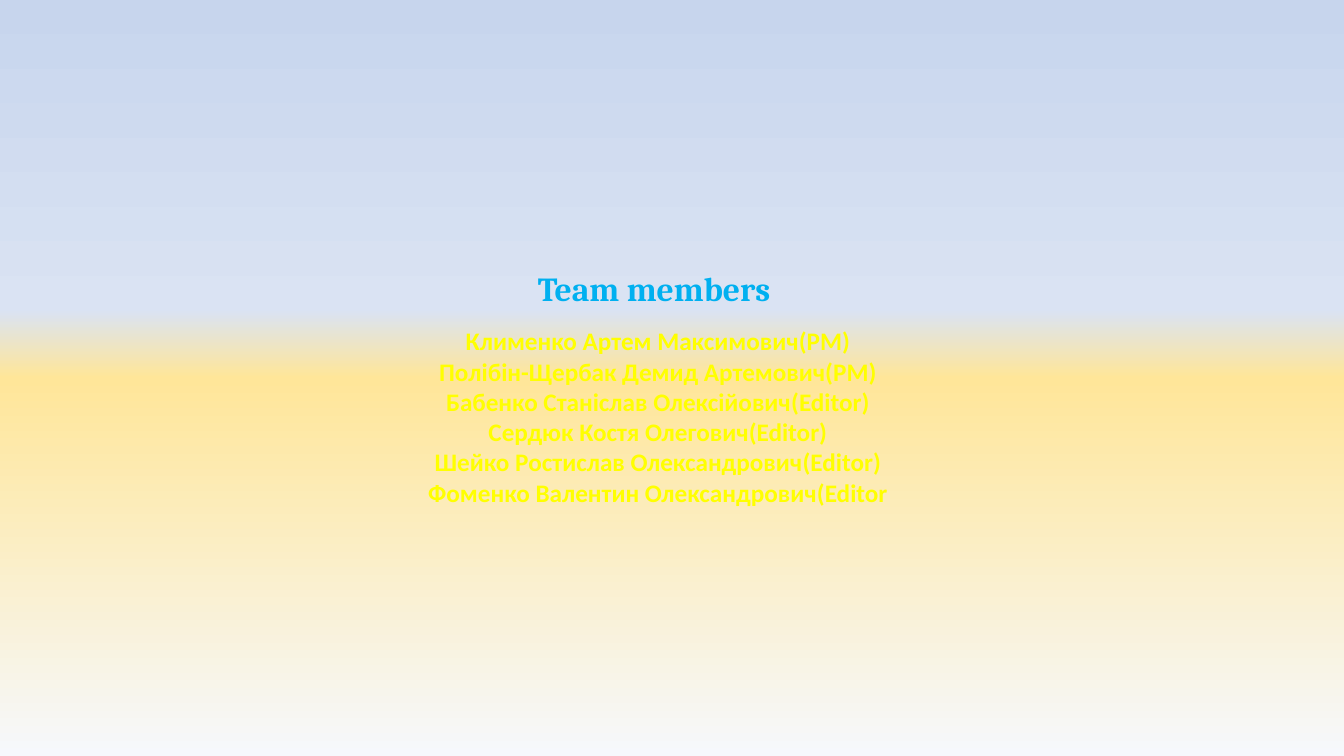
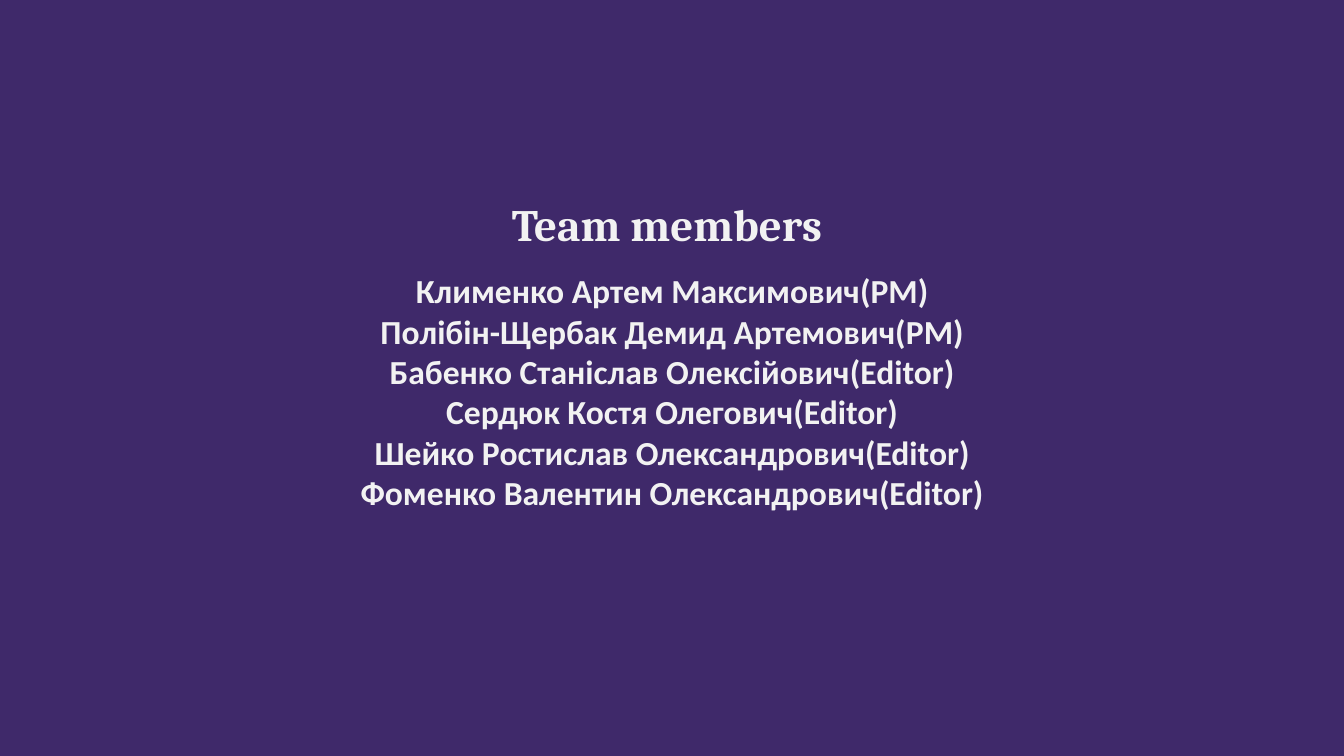
Before and after one commit to ArtemKlym/git_presentation, a slide deck: slide 2 of Git_1 part.pptx. Drawn at 1344x756 pixels with LibreOffice and Linux fonts; fonts in the diff are those of the drawing; background and template pictures are left out. Boxes give left, top, right and bottom in pixels: in the first picture for what was removed or moved away, otherwise in the second. Text is boxed around its words. In the diff, an @@ line names an element or a change of style, - is before the commit and + after.

```diff
--- a/Git_1 part.pptx
+++ b/Git_1 part.pptx
@@ background gradient #F6F8FC to #FFE699 to #DAE3F3 to #C7D5ED to picture (left out) @@
@@ text at bbox=[361, 210, 984, 511]: text changed; size 18 to 24 pt; text colour #FFFF00 to #F2F2F2 @@
-Team members
-Клименко Артем Максимович(PM)
-Полібін-Щербак Демид Артемович(PM)
-Бабенко Станіслав Олексійович(Editor)
-Сердюк Костя Олегович(Editor)
-Шейко Ростислав Олександрович(Editor)
-Фоменко Валентин Олександрович(Editor
+Team members
+Клименко Артем Максимович(PM)
+Полібін-Щербак Демид Артемович(PM)
+Бабенко Станіслав Олексійович(Editor)
+Сердюк Костя Олегович(Editor)
+Шейко Ростислав Олександрович(Editor)
+Фоменко Валентин Олександрович(Editor)
```
Also in this commit, not shown: 6 other slides changed, 4 slides added.
